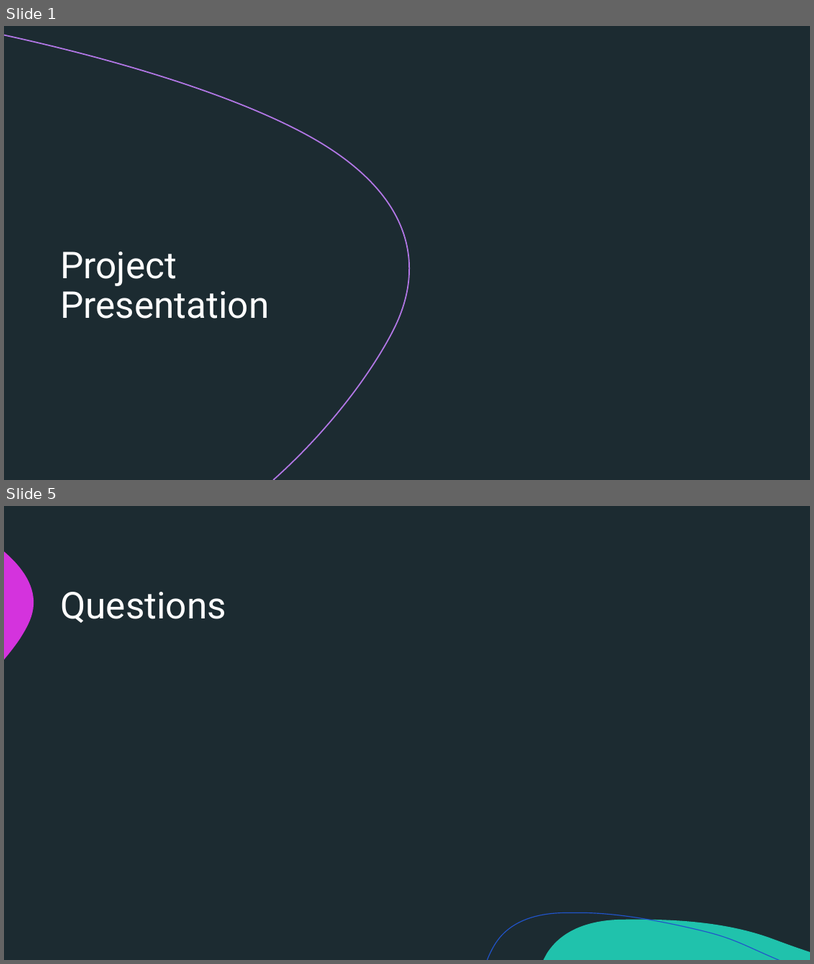
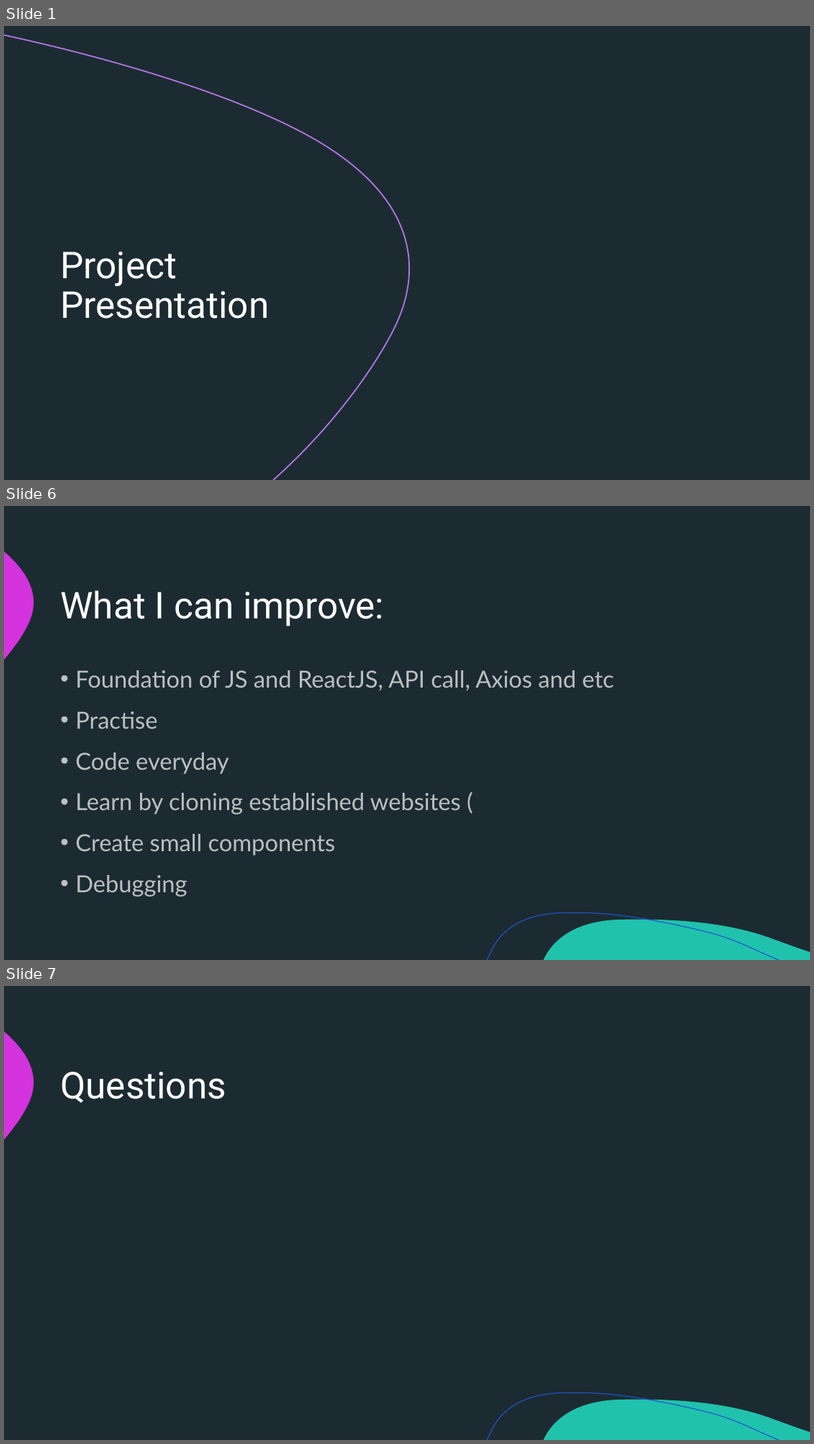
Before and after one commit to siewwoon/Project-Library, a slide deck: Project Presentation.pptx. Shown one above the other, each under a label of ours: slides 1 and 5 before the commit, slides 1, 6 and 7 after it; the slides between them are not shown. The pictures are 814x964 and 814x1444 pixels, drawn with LibreOffice and Linux fonts; fonts in the diff are those of the drawing; background and template pictures are left out. Boxes give left, top, right and bottom in pixels: in the first picture for what was removed or moved away, otherwise in the second. Text is boxed around its words. In the diff, an @@ line names an element or a change of style, - is before the commit and + after.

```diff
--- a/Project Presentation.pptx
+++ b/Project Presentation.pptx
@@ slide 6 added at (x1=4, y1=506, x2=810, y2=960), background #1C2B31; not listed: 3 template elements that a slide beside it also shows @@
@@ title added at (x1=60, y1=590, x2=384, y2=626), 44 pt, text #FFFFFF @@
+What I can improve:
@@ text added at (x1=75, y1=670, x2=614, y2=896), 28 pt, text #FFFFFF at 70% opacity @@
+• Foundation of JS and ReactJS, API call, Axios and etc
+• Practise
+• Code everyday
+• Learn by cloning established websites (
+• Create small components
+• Debugging
@@ what was slide 5 is now slide 7 @@
```
Also in this commit, not shown: 2 slides changed, 2 other slides added, 1 slide removed, 3 other files.
